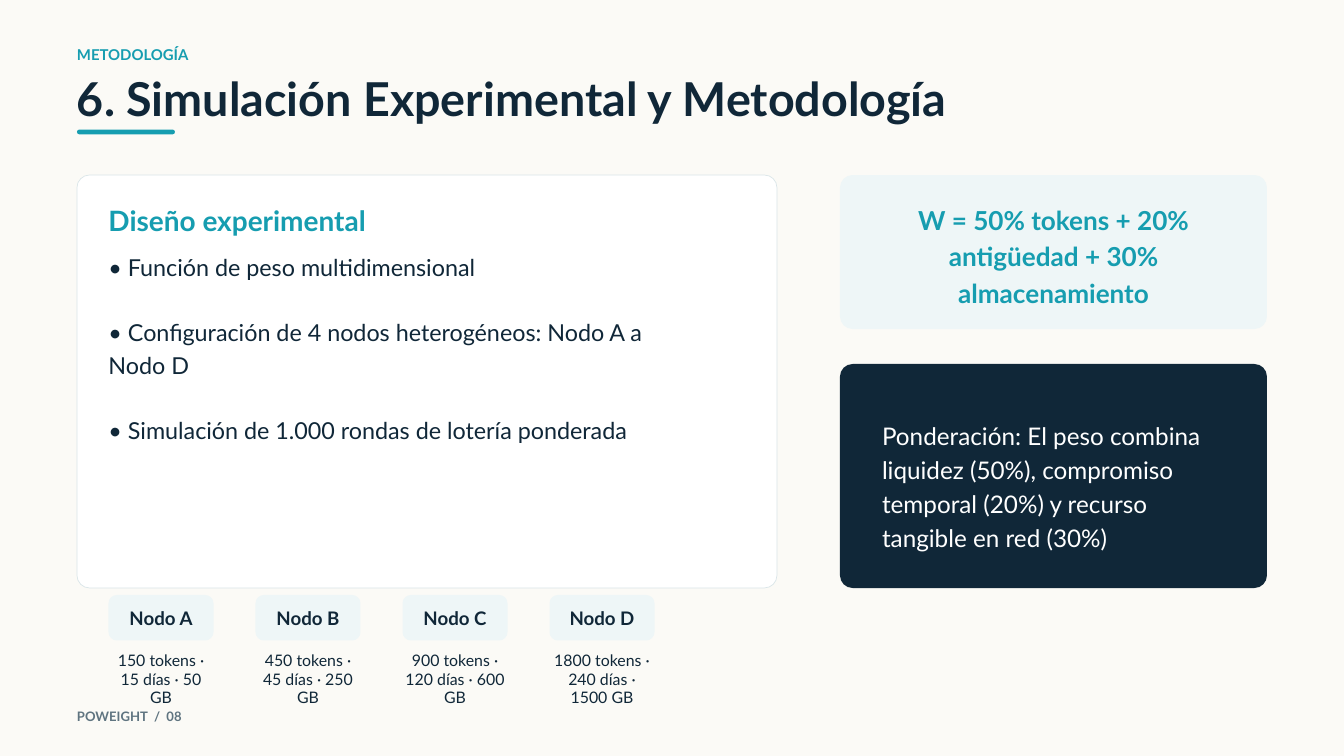
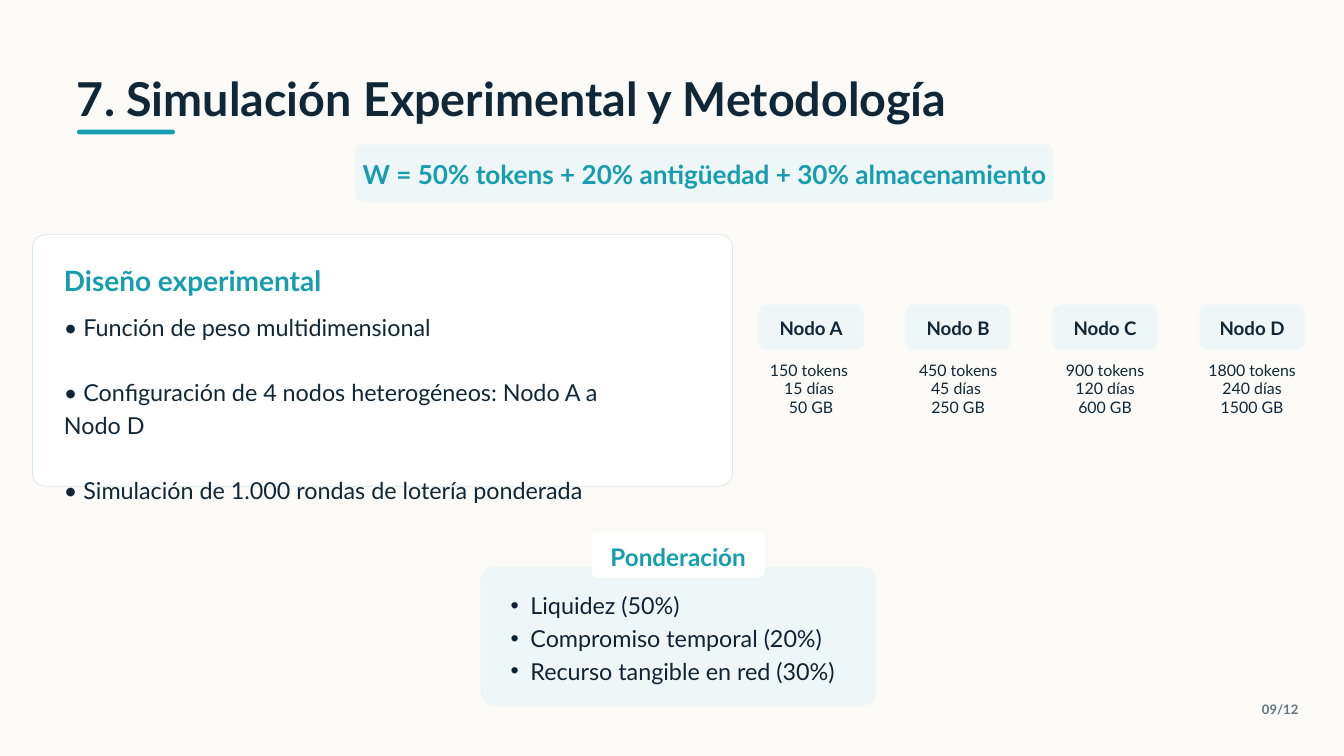
Before and after one commit to MiguelMrtnzLpz/BC, a slide deck: slide 9 of Presentaciones/1 Protocolos de consenso/Proof of Weight.pptx (slide 8 before the commit). Drawn at 1344x756 pixels with LibreOffice and Linux fonts; fonts in the diff are those of the drawing. Boxes give left, top, right and bottom in pixels: in the first picture for what was removed or moved away, otherwise in the second. Text is boxed around its words. In the diff, an @@ line names an element or a change of style, - is before the commit and + after.

```diff
--- a/Presentaciones/1 Protocolos de consenso/Proof of Weight.pptx
+++ b/Presentaciones/1 Protocolos de consenso/Proof of Weight.pptx
@@ text removed at (x1=77, y1=47, x2=189, y2=60) @@
-METODOLOGÍA
@@ text at (x1=77, y1=81, x2=947, y2=125): text changed @@
-6. Simulación Experimental y Metodología
+7. Simulación Experimental y Metodología
@@ freeform shape added at (x1=355, y1=144, x2=1054, y2=202), fill #EEF6F7 @@
@@ text "W = 50% tokens + ..." rewrapped from (x1=918, y1=210, x2=1189, y2=303) to (x1=363, y1=164, x2=1046, y2=189) @@
@@ freeform shape removed at (x1=840, y1=175, x2=1267, y2=329) @@
@@ freeform shape resized from (x1=77, y1=175, x2=778, y2=588) to (x1=32, y1=235, x2=732, y2=486) @@
@@ text "Diseño experimental" moved from (x1=108, y1=210, x2=366, y2=236) to (x1=64, y1=270, x2=321, y2=296) @@
@@ text "• Función de peso multidimensional" moved from (x1=108, y1=258, x2=642, y2=443) to (x1=64, y1=318, x2=598, y2=503) @@
@@ 4 texts, 2 freeform shapes moved together from (x1=108, y1=595, x2=634, y2=640) to (x1=759, y1=304, x2=1284, y2=350) @@
@@ freeform shape added at (x1=1052, y1=304, x2=1157, y2=350), fill #EEF6F7 @@
@@ freeform shape moved from (x1=403, y1=595, x2=507, y2=640) to (x1=1200, y1=304, x2=1304, y2=350) @@
@@ text at (x1=770, y1=364, x2=848, y2=413): text changed @@
-150 tokens · 15 días · 50 GB
+150 tokens
+15 días
+50 GB
@@ freeform shape removed at (x1=840, y1=364, x2=1267, y2=588) @@
@@ text at (x1=919, y1=364, x2=997, y2=413): text changed @@
-450 tokens · 45 días · 250 GB
+450 tokens
+45 días
+250 GB
@@ text at (x1=1066, y1=364, x2=1144, y2=413): text changed @@
-900 tokens · 120 días · 600 GB
+900 tokens
+120 días
+600 GB
@@ text at (x1=1208, y1=364, x2=1295, y2=413): text changed @@
-1800 tokens · 240 días · 1500 GB
+1800 tokens 240 días
+1500 GB
@@ freeform shape added at (x1=592, y1=532, x2=765, y2=577), fill #FFFFFF @@
@@ freeform shape resized from (x1=550, y1=595, x2=655, y2=640) to (x1=480, y1=566, x2=876, y2=706) @@
@@ text added at (x1=610, y1=548, x2=745, y2=566), 26 pt, text #169DB0, bold @@
+Ponderación
@@ text at (x1=530, y1=596, x2=834, y2=685): text changed; size 26 to 25 pt; text colour #FFFFFF to #0F2335 @@
-Ponderación: El peso combina liquidez (50%), compromiso temporal (20%) y recurso tangible en red (30%)
+  • Liquidez (50%)
+  • Compromiso temporal (20%)
+  • Recurso tangible en red (30%)
@@ text removed at (x1=77, y1=711, x2=181, y2=721) @@
-POWEIGHT / 08
@@ text added at (x1=1262, y1=704, x2=1298, y2=715), 14 pt, text #5F7480, bold @@
+09/12
```
Also in this commit, not shown: 10 other slides changed, 1 slide added, 1 other file.
